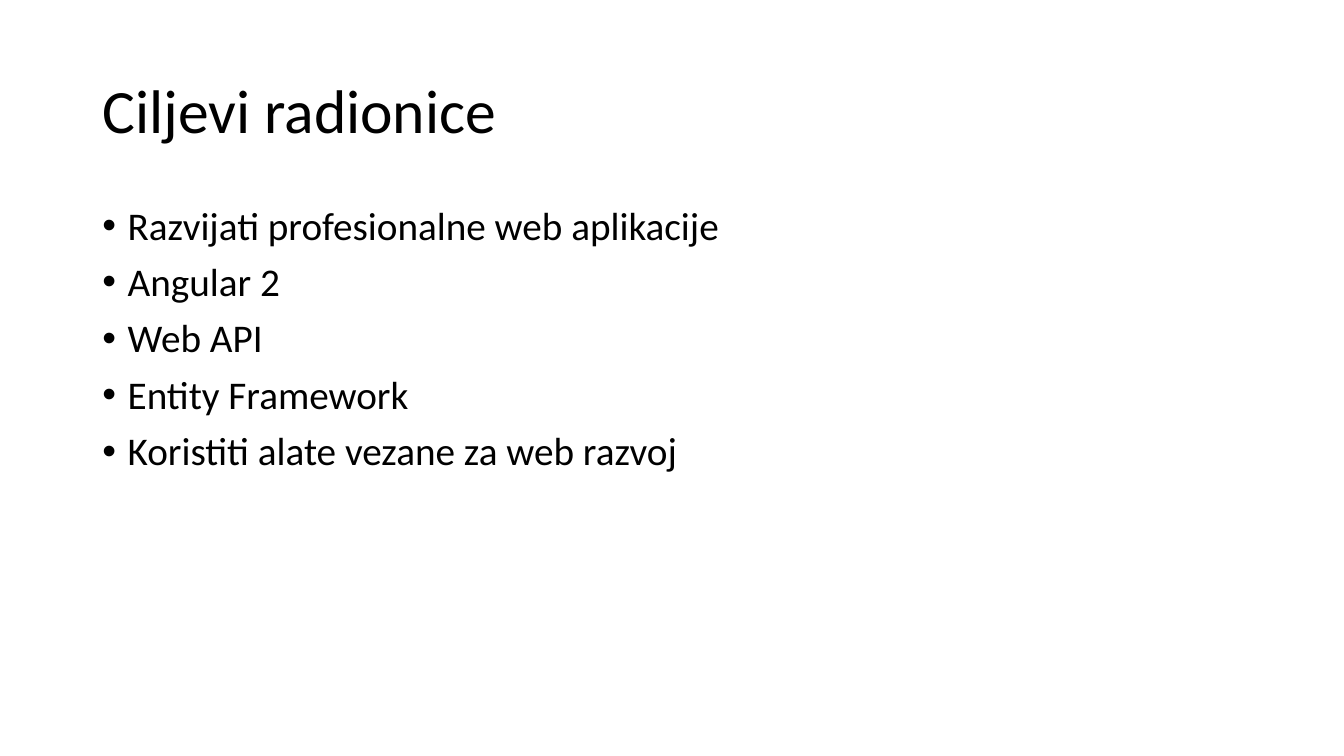
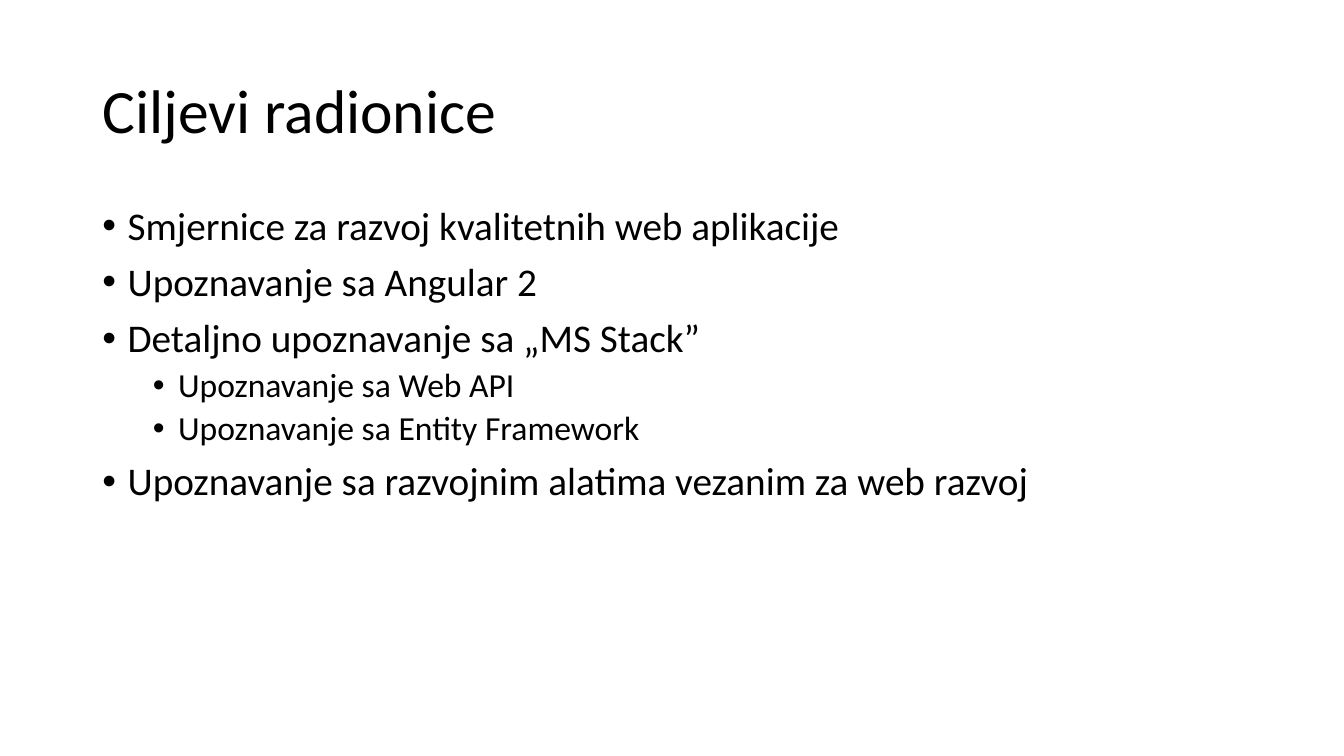
Before and after one commit to mmssniper/angular-workshop, a slide deck: slide 1 of prezentacije/1-1 Uvod i SPA aplikacije.pptx. Drawn at 1344x756 pixels with LibreOffice and Linux fonts; fonts in the diff are those of the drawing. Boxes give left, top, right and bottom in pixels: in the first picture for what was removed or moved away, otherwise in the second. Text is boxed around its words. In the diff, an @@ line names an element or a change of style, - is before the commit and + after.

```diff
--- a/prezentacije/1-1 Uvod i SPA aplikacije.pptx
+++ b/prezentacije/1-1 Uvod i SPA aplikacije.pptx
@@ text at (128,212,1028,502): text changed @@
-• Razvijati profesionalne web aplikacije
-• Angular 2
-• Web API
-• Entity Framework
-• Koristiti alate vezane za web razvoj
+• Smjernice za razvoj kvalitetnih web aplikacije
+• Upoznavanje sa Angular 2
+• Detaljno upoznavanje sa „MS Stack”
+  • Upoznavanje sa Web API
+  • Upoznavanje sa Entity Framework
+• Upoznavanje sa razvojnim alatima vezanim za web razvoj
```
Also in this commit, not shown: 3 other slides changed, 2 other files.
